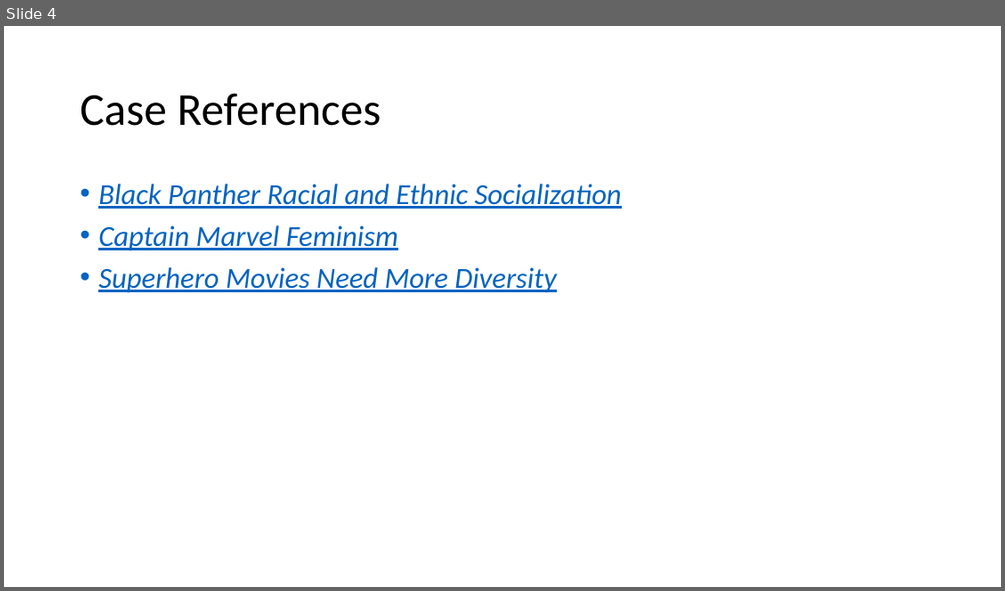
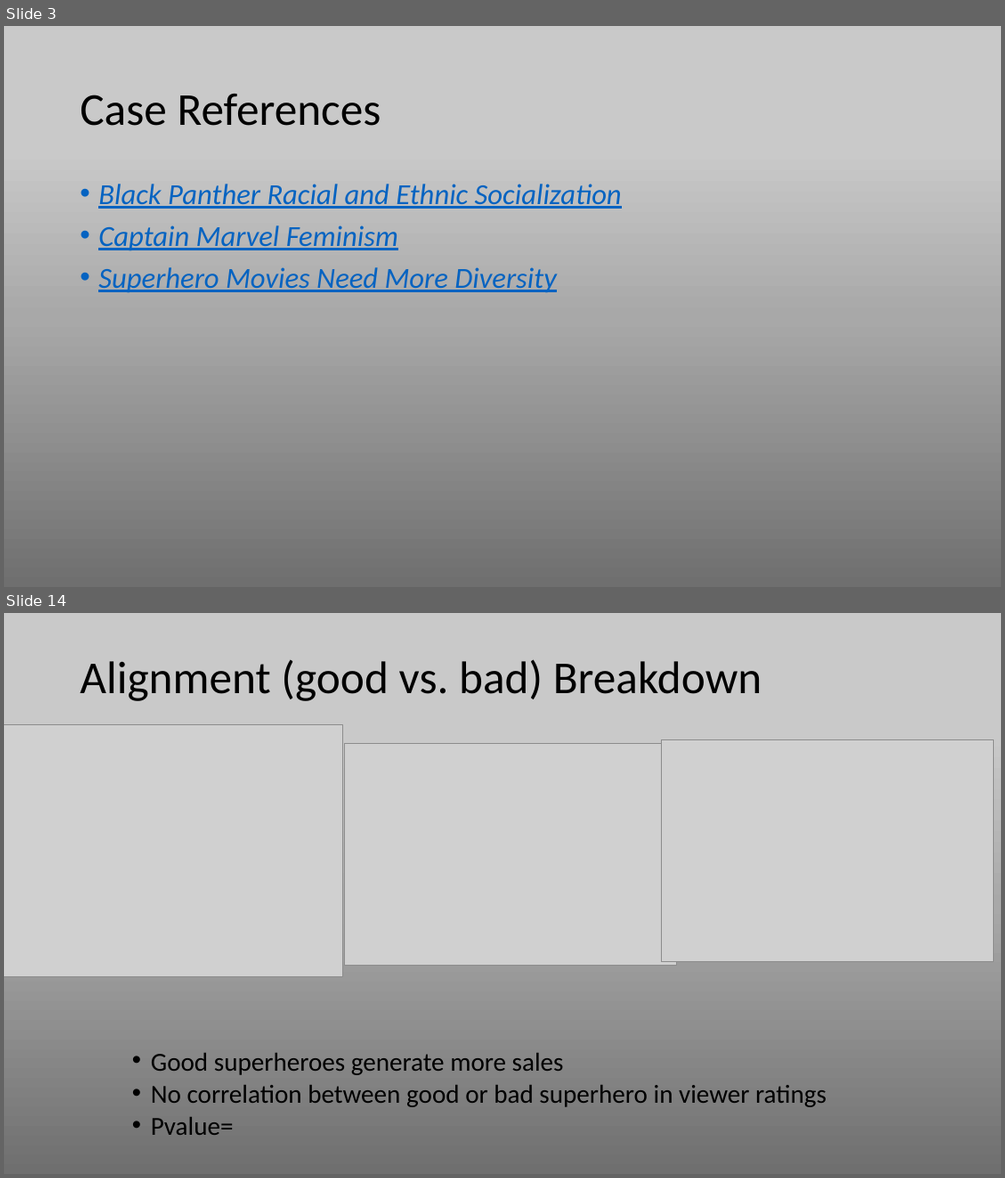
Before and after one commit to RyanSchraeder/Team-Aurora-Marvels, a slide deck: Project_1_Superheros.pptx. Shown one above the other, each under a label of ours: slide 4 before the commit, slides 3 and 14 after it; the slides between them are not shown. The pictures are 1005x591 and 1005x1178 pixels, drawn with LibreOffice and Linux fonts; fonts in the diff are those of the drawing; grey boxes stand for pictures. Boxes give left, top, right and bottom in pixels: in the first picture for what was removed or moved away, otherwise in the second. Text is boxed around its words. In the diff, an @@ line names an element or a change of style, - is before the commit and + after.

```diff
--- a/Project_1_Superheros.pptx
+++ b/Project_1_Superheros.pptx
@@ slide 14 added at (4,613,1001,1174), background gradient #6F6F6F to #A8A8A8 to #C9C9C9 @@
@@ title added at (80,659,762,701), 44 pt, text #000000 @@
+Alignment (good vs. bad) Breakdown
@@ picture added at (4,725,343,977) @@
@@ picture added at (344,743,676,965) @@
@@ picture added at (662,740,994,962) @@
@@ text added at (151,1053,826,1135), 25 pt, text #000000 @@
+• Good superheroes generate more sales
+• No correlation between good or bad superhero in viewer ratings
+• Pvalue=
@@ what was slide 4 is now slide 3 @@
@@ slide 3 changed as well @@
@@ background #FFFFFF to gradient #6F6F6F to #A8A8A8 to #C9C9C9 @@
```
Also in this commit, not shown: 3 other slides changed, 19 other slides added, 23 slides removed.
